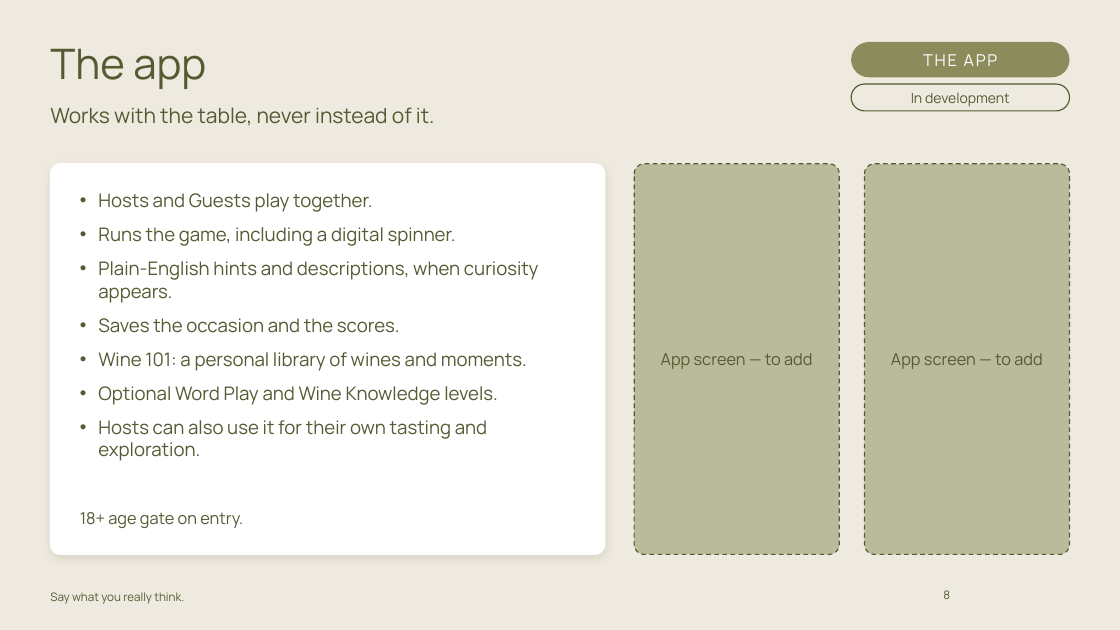
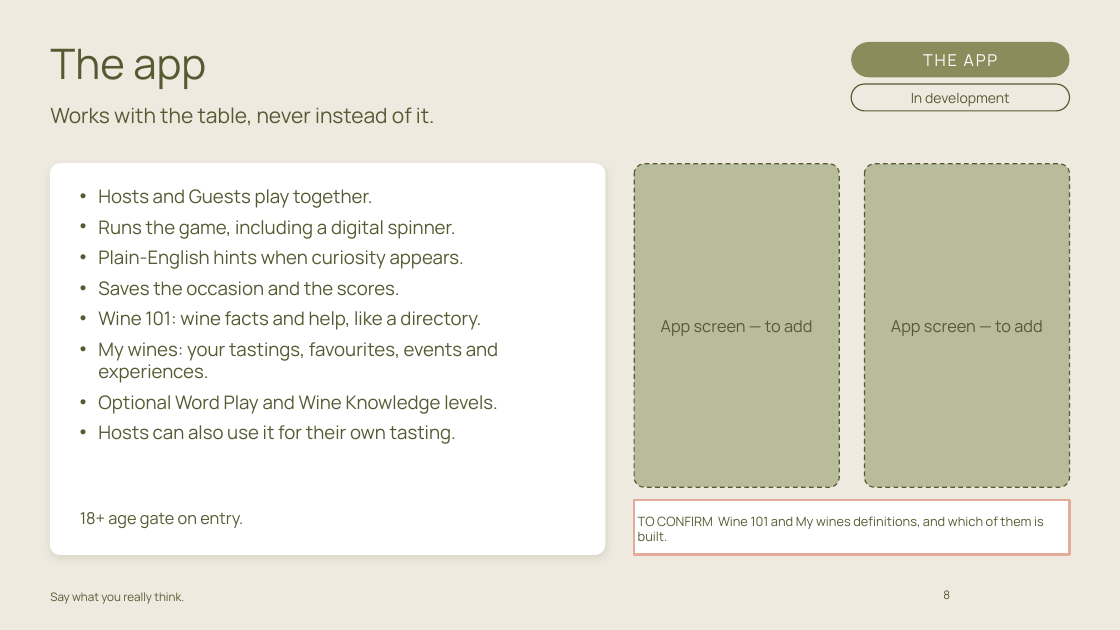
Before and after one commit to carrie147/entre-amis-brand-agent, a slide deck: slide 8 of decks/Entre Amis - core brand story - DRAFT.pptx. Drawn at 1120x630 pixels with LibreOffice and Linux fonts; fonts in the diff are those of the drawing; background and template pictures are left out. Boxes give left, top, right and bottom in pixels: in the first picture for what was removed or moved away, otherwise in the second. Text is boxed around its words. In the diff, an @@ line names an element or a change of style, - is before the commit and + after.

```diff
--- a/decks/Entre Amis - core brand story - DRAFT.pptx
+++ b/decks/Entre Amis - core brand story - DRAFT.pptx
@@ rounded rectangle resized from (x1=634, y1=164, x2=839, y2=555) to (x1=634, y1=164, x2=839, y2=487) @@
@@ text "App screen — to add" moved from (x1=661, y1=353, x2=812, y2=369) to (x1=661, y1=320, x2=812, y2=336) @@
@@ rounded rectangle resized from (x1=865, y1=164, x2=1070, y2=555) to (x1=865, y1=164, x2=1070, y2=487) @@
@@ text "App screen — to add" moved from (x1=891, y1=353, x2=1042, y2=369) to (x1=891, y1=320, x2=1042, y2=336) @@
@@ text at (x1=98, y1=189, x2=498, y2=414): less space between paragraphs @@
@@ text at (x1=98, y1=250, x2=464, y2=269): text changed @@
-• Plain-English hints and descriptions, when curiosity appears.
+• Plain-English hints when curiosity appears.
@@ text at (x1=98, y1=311, x2=498, y2=383): text changed @@
-• Wine 101: a personal library of wines and moments.
+• Wine 101: wine facts and help, like a directory.
+• My wines: your tastings, favourites, events and experiences.
@@ text at (x1=98, y1=425, x2=456, y2=444): text changed @@
-• Hosts can also use it for their own tasting and exploration.
+• Hosts can also use it for their own tasting.
@@ rectangle added at (x1=634, y1=500, x2=1070, y2=555), fill #FFFFFF, outline #E3AC9A 2 pt, 11 pt, text #565A32 @@
+TO CONFIRM Wine 101 and My wines definitions, and which of them is built.
```
Also in this commit, not shown: 1 other slide changed, 7 other files.
